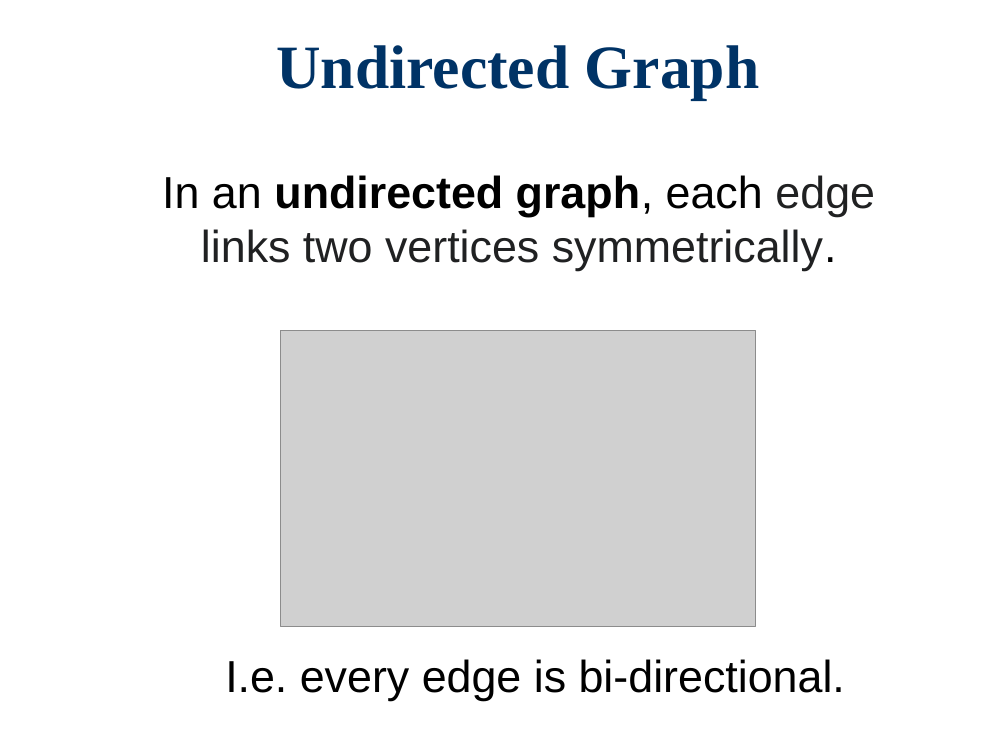
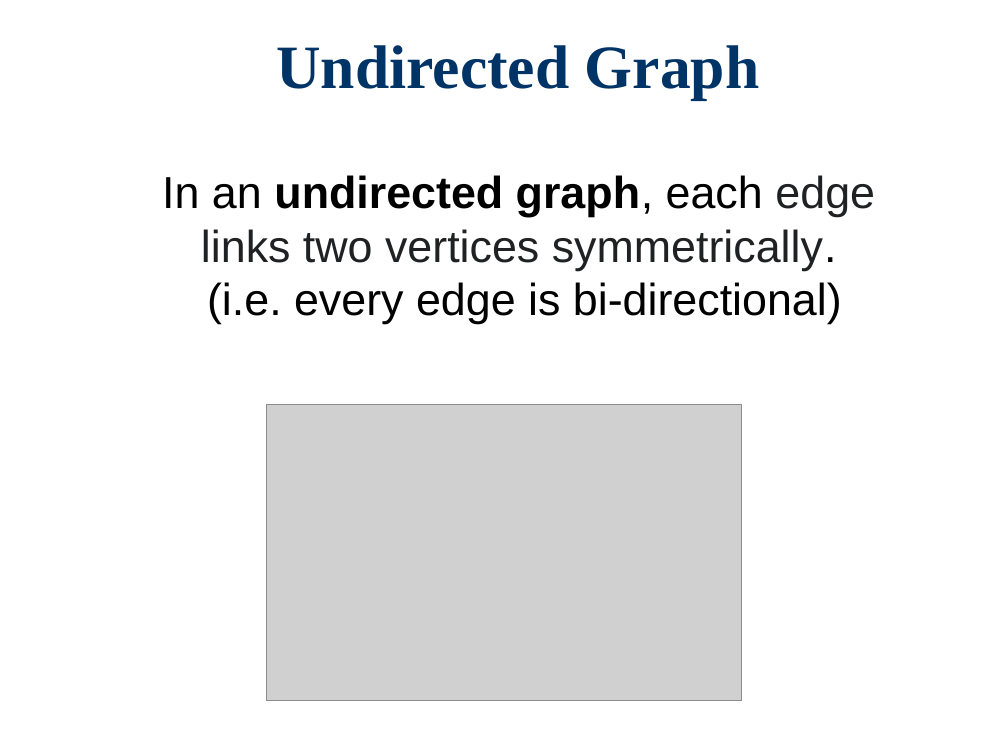
Before and after one commit to Cy-FairCS/cs3, a slide deck: slide 2 of u09a_graphTheory/notes/0 Graph Theory Terminology/Graph Theory Terms.pptx. Drawn at 1008x756 pixels with LibreOffice and Linux fonts; fonts in the diff are those of the drawing; grey boxes stand for pictures; background and template pictures are left out. Boxes give left, top, right and bottom in pixels: in the first picture for what was removed or moved away, otherwise in the second. Text is boxed around its words. In the diff, an @@ line names an element or a change of style, - is before the commit and + after.

```diff
--- a/u09a_graphTheory/notes/0 Graph Theory Terminology/Graph Theory Terms.pptx
+++ b/u09a_graphTheory/notes/0 Graph Theory Terminology/Graph Theory Terms.pptx
@@ text at [207,282,842,324]: paragraph added @@
+(i.e. every edge is bi-directional)
@@ picture: place and size @@
-picture at [281,331,756,627]
+picture at [267,404,742,701]
@@ text removed at [225,659,845,701] @@
-I.e. every edge is bi-directional.
```
Also in this commit, not shown: 16 other slides changed, 8 slides added, 1 slide removed, 31 other files.
